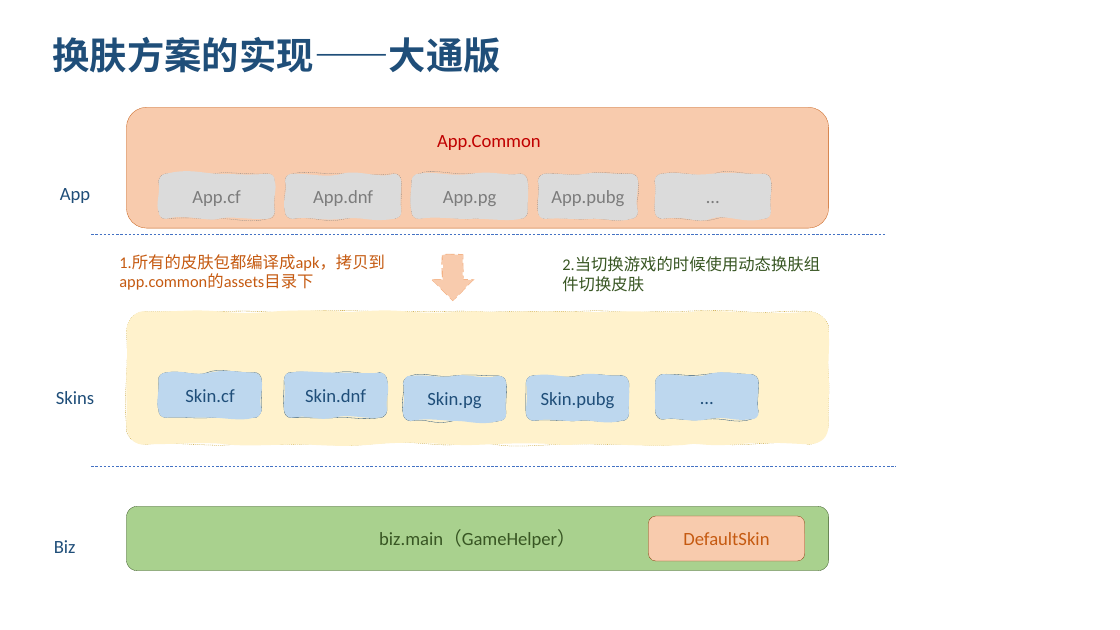
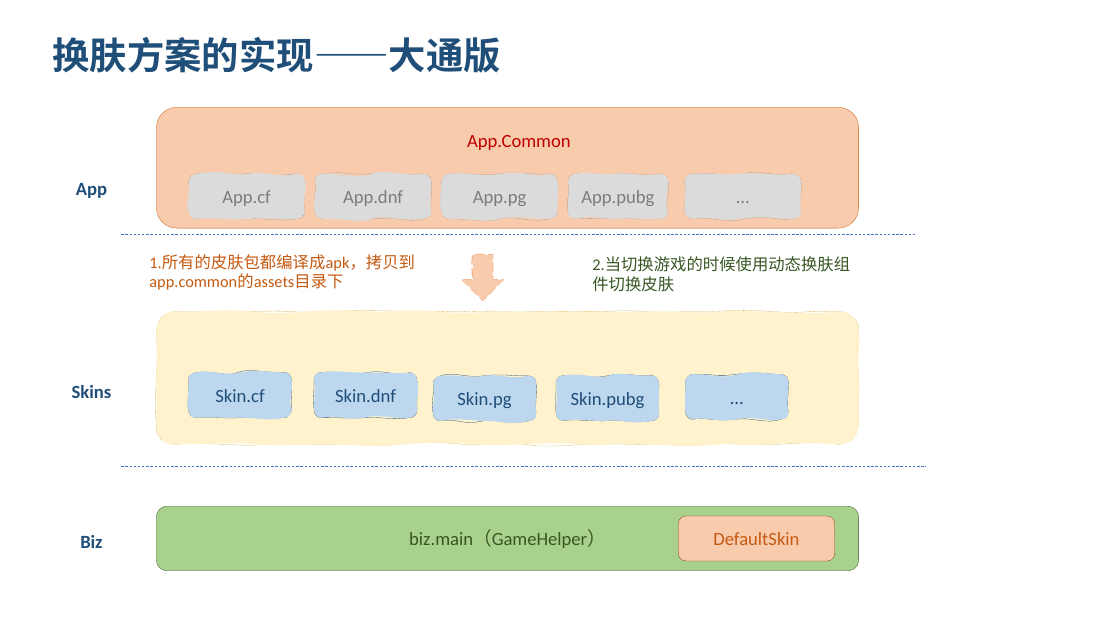
Before and after one commit to xiaofanqingzjj/Text, a slide deck: slide 14 of doc/3.3画图.pptx. Drawn at 1120x630 pixels with LibreOffice and Linux fonts; fonts in the diff are those of the drawing. Boxes give left, top, right and bottom in pixels: in the first picture for what was removed or moved away, otherwise in the second. Text is boxed around its words. In the diff, an @@ line names an element or a change of style, - is before the commit and + after.

```diff
--- a/doc/3.3画图.pptx
+++ b/doc/3.3画图.pptx
@@ rounded rectangle "App" moved from (x1=24, y1=163, x2=126, y2=223) to (x1=40, y1=158, x2=143, y2=218) @@
@@ rounded rectangle "Skins" moved from (x1=24, y1=367, x2=126, y2=428) to (x1=40, y1=361, x2=143, y2=422) @@
@@ 12 freeform shapes, 4 rounded rectangles, 2 texts, 2 lines moved together from (x1=92, y1=108, x2=897, y2=571) to (x1=121, y1=108, x2=927, y2=571) @@
@@ bold on in 3 elements at (x1=40, y1=158, x2=143, y2=218), (x1=40, y1=361, x2=143, y2=422), (x1=40, y1=511, x2=143, y2=571) @@
@@ rounded rectangle "Biz" moved from (x1=13, y1=516, x2=116, y2=576) to (x1=40, y1=511, x2=143, y2=571) @@
```
Also in this commit, not shown: 7 other slides changed, 1 slide added, 1 slide removed.
